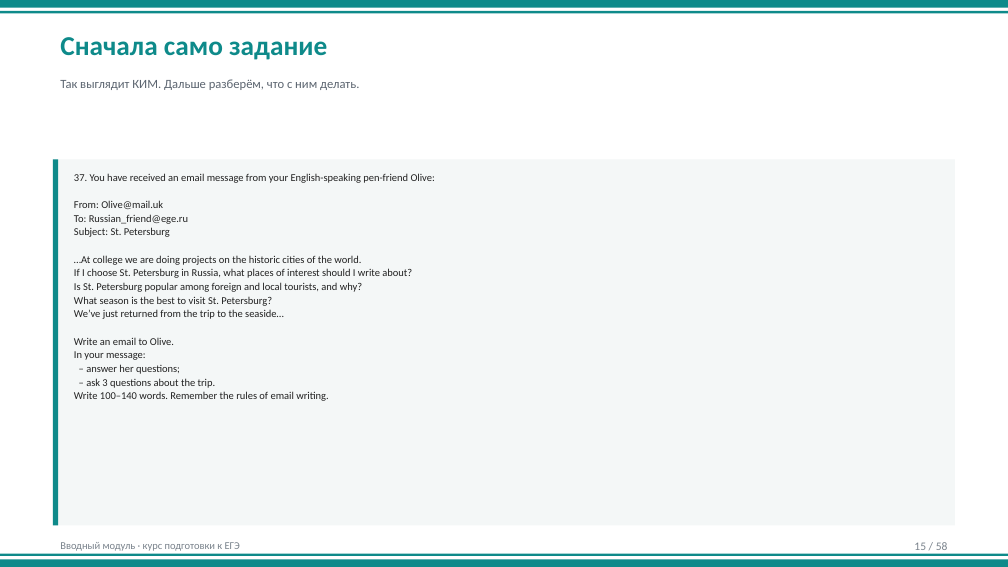
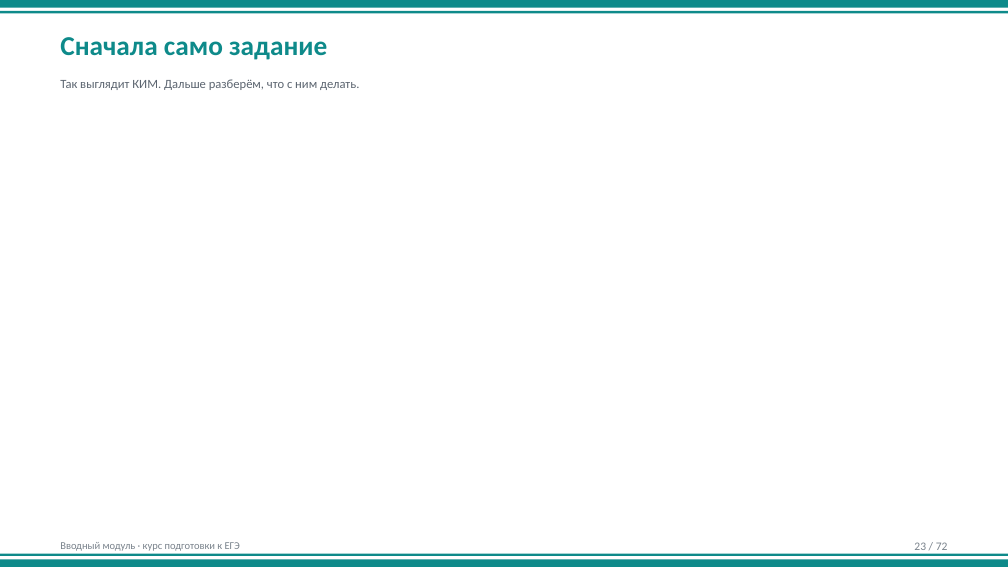
Before and after one commit to munlightshadow/music, a slide deck: slide 23 of ege-english-course/03-curriculum/intro-student/вводный-модуль.pptx (slide 15 before the commit). Drawn at 1008x567 pixels with LibreOffice and Linux fonts; fonts in the diff are those of the drawing. Boxes give left, top, right and bottom in pixels: in the first picture for what was removed or moved away, otherwise in the second. Text is boxed around its words. In the diff, an @@ line names an element or a change of style, - is before the commit and + after.

```diff
--- a/ege-english-course/03-curriculum/intro-student/вводный-модуль.pptx
+++ b/ege-english-course/03-curriculum/intro-student/вводный-модуль.pptx
@@ rectangle removed at (53, 160, 955, 526) @@
@@ rectangle removed at (53, 160, 58, 526) @@
@@ text removed at (74, 173, 435, 401) @@
-37. You have received an email message from your English-speaking pen-friend Olive:
-From: Olive@mail.uk
-To: Russian_friend@ege.ru
-Subject: St. Petersburg
-…At college we are doing projects on the historic cities of the world.
-If I choose St. Petersburg in Russia, what places of interest should I write about?
-Is St. Petersburg popular among foreign and local tourists, and why?
-What season is the best to visit St. Petersburg?
-We’ve just returned from the trip to the seaside…
-Write an email to Olive.
-In your message:
-– answer her questions;
-– ask 3 questions about the trip.
-Write 100–140 words. Remember the rules of email writing.
@@ text at (914, 542, 948, 550): text changed @@
-15 / 58
+23 / 72
```
Also in this commit, not shown: 51 other slides changed, 20 slides added, 6 slides removed, 38 other files.
